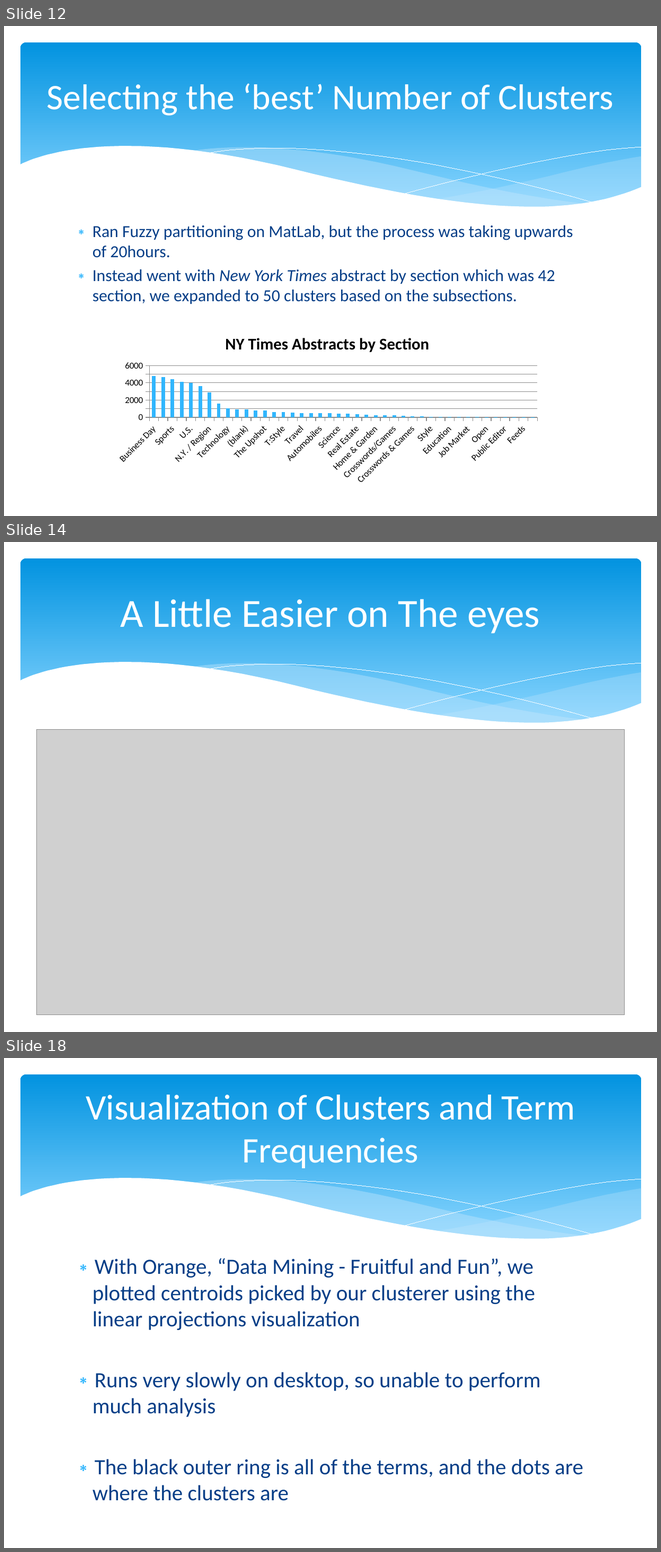
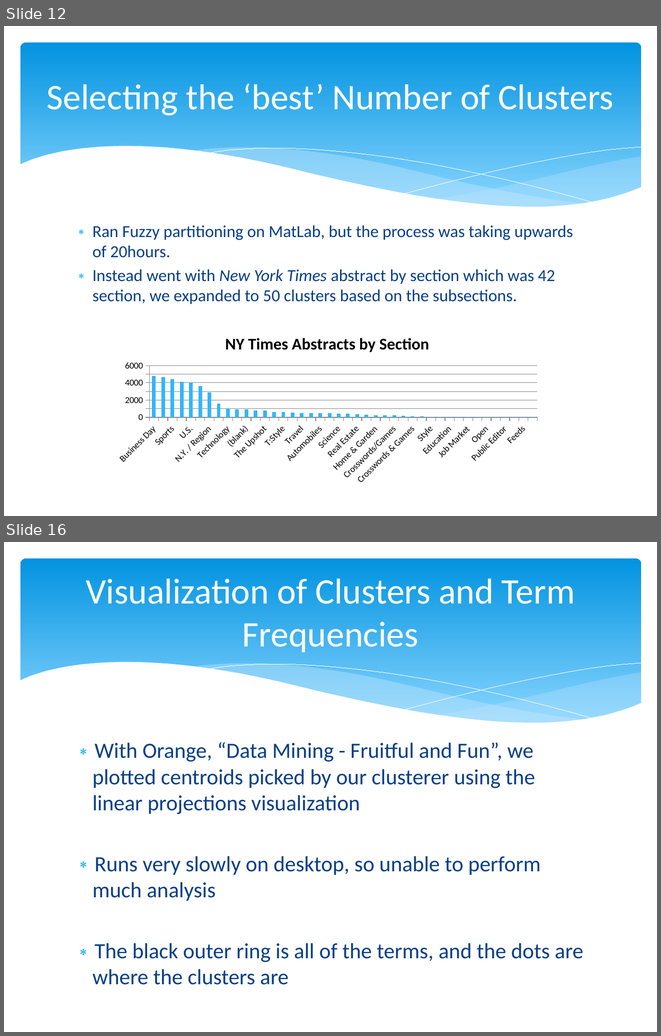
Before and after one commit to Mletter1/Challenge1, a slide deck: Presentation.pptx. Shown one above the other, each under a label of ours: slides 12, 14 and 18 before the commit, slides 12 and 16 after it; the slides between them are not shown. The pictures are 661x1552 and 661x1036 pixels, drawn with LibreOffice and Linux fonts; fonts in the diff are those of the drawing; grey boxes stand for pictures. Boxes give left, top, right and bottom in pixels: in the first picture for what was removed or moved away, otherwise in the second. Text is boxed around its words. In the diff, an @@ line names an element or a change of style, - is before the commit and + after.

```diff
--- a/Presentation.pptx
+++ b/Presentation.pptx
@@ slide 14 removed at bbox=[4, 542, 657, 1032], background #FFFFFF; not listed: 6 template elements that a slide beside it also shows @@
@@ title removed at bbox=[121, 599, 540, 633] @@
-A Little Easier on The eyes
@@ picture removed at bbox=[37, 730, 624, 1015] @@
@@ what was slide 18 is now slide 16 @@
```
Also in this commit, not shown: 9 slides changed, 2 slides added, 1 other slide removed.
